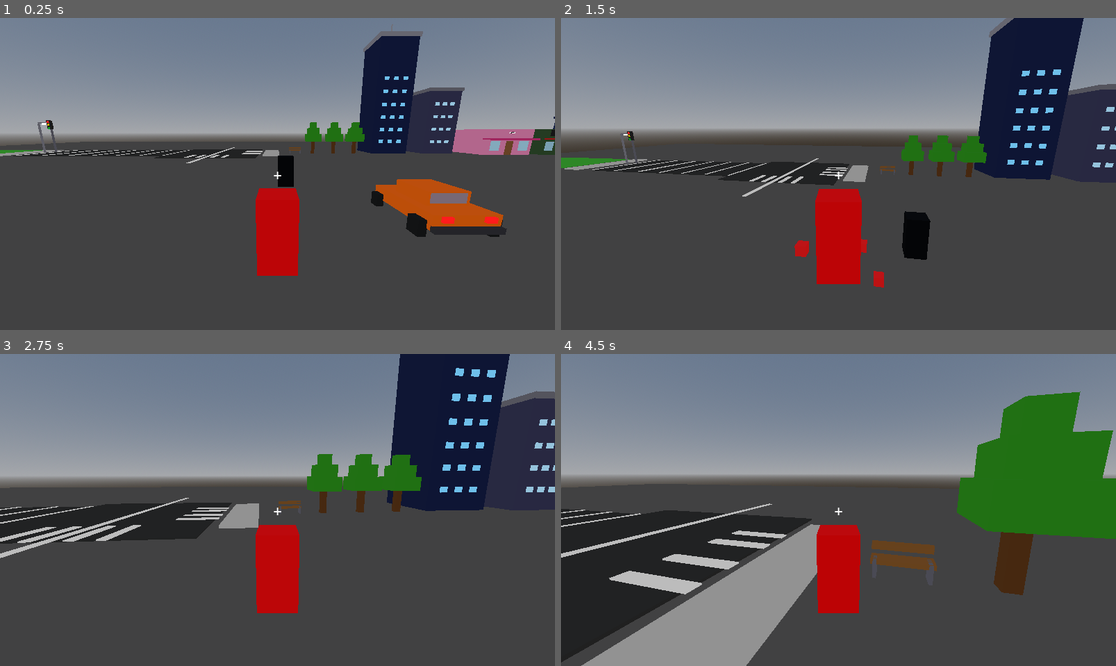
Above: before the commit, frames 1-4 (two rows, left to right).
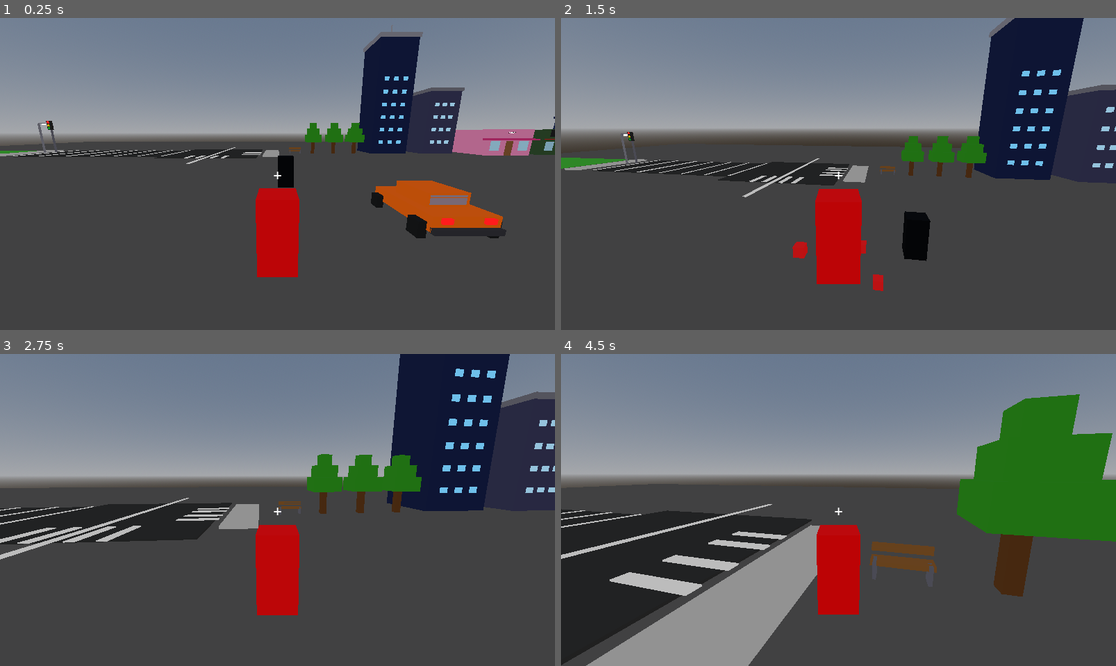
Above: after the commit, the same moments.

Repository: brian-grafals/BloxyGTA
Game: Godot game, scene res://scenes/main.tscn
The game is run twice, just before and just after one commit, with the same random seed, the same clock (stepped at 60 frames per second) and the same inputs.
Inputs (mouse positions are in pixels of both pictures, inside the frame that each line leads up to):
- Up to frame 1 (0.25 s): no input
- Up to frame 2 (1.5 s): move the mouse to (866, 174) at 0.52 s; hold Right mouse button (aim) 0.53-1.28 s; hold W (move_forward) from 0.53 s (still down); click (866, 174) at 0.67 s; tap Space (jump) at 0.77 s; move the mouse to (810, 174) at 1.27 s; tap E (interact) at 1.35 s
- Up to frame 3 (2.75 s): keep holding W (move_forward); tap Space (jump) at 1.52 s; move the mouse to (288, 503) at 2.02 s; hold Shift (sprint) from 2.03 s (still down)
- Up to frame 4 (4.5 s): keep holding W (move_forward); move the mouse to (832, 516) at 2.77 s; release Shift (sprint) at 2.78 s; right-click (832, 516) at 2.85 s; click (832, 516) at 2.92 s; tap Space (jump) at 3.02, 3.77 s; move the mouse to (877, 513) at 3.52 s; hold E (interact) 3.53-4.28 s; move the mouse to (794, 506) at 4.27 s; tap Shift (sprint) at 4.35 s

The runs differ from the first frame. In frame 1, 1.0% of the frame differs, in the area x 0-100%, y 4-84%; in frame 2, 0.7%; in frame 3, 1.2%; in frame 4, 2.0%, in the area x 0-100%, y 12-100%.

Commit message:
Revert "Switch player, dummy, car colliders to CapsuleShape3D"
This reverts commit 377fe48f4fd0b69da4187942fa48c3dea3ff7d8a.

Diff:
--- a/scenes/car.tscn
+++ b/scenes/car.tscn
@@ -2,9 +2,8 @@
 
 [ext_resource type="Script" path="res://scripts/car.gd" id="1"]
 
-[sub_resource type="CapsuleShape3D" id="col"]
-radius = 0.55
-height = 3.8
+[sub_resource type="BoxShape3D" id="col"]
+size = Vector3(2.2, 1.1, 4.0)
 
 [sub_resource type="BoxMesh" id="mesh_body"]
 size = Vector3(2.2, 0.55, 3.8)
@@ -59,7 +58,6 @@
 script = ExtResource("1")
 
 [node name="CollisionShape3D" type="CollisionShape3D" parent="."]
-transform = Transform3D(1, 0, 0, 0, 0, 1, 0, -1, 0, 0, 0, 0)
 shape = SubResource("col")
 
 [node name="Body" type="MeshInstance3D" parent="."]
--- a/scenes/dummy.tscn
+++ b/scenes/dummy.tscn
@@ -2,9 +2,8 @@
 
 [ext_resource type="Script" path="res://scripts/dummy.gd" id="1"]
 
-[sub_resource type="CapsuleShape3D" id="BoxShape3D_1"]
-radius = 0.4
-height = 1.9
+[sub_resource type="BoxShape3D" id="BoxShape3D_1"]
+size = Vector3(1, 2, 1)
 
 [sub_resource type="BoxMesh" id="BoxMesh_1"]
 size = Vector3(1, 2, 1)
--- a/scenes/player.tscn
+++ b/scenes/player.tscn
@@ -2,9 +2,8 @@
 
 [ext_resource type="Script" path="res://scripts/player.gd" id="1"]
 
-[sub_resource type="CapsuleShape3D" id="BoxShape3D_1"]
-radius = 0.4
-height = 1.9
+[sub_resource type="BoxShape3D" id="BoxShape3D_1"]
+size = Vector3(1, 2, 1)
 
 [sub_resource type="BoxMesh" id="BoxMesh_1"]
 size = Vector3(1, 2, 1)
